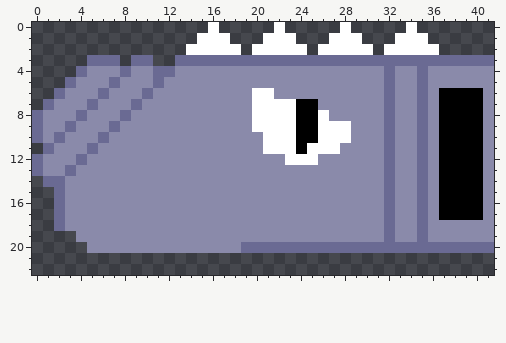
File history of a pixel-art sprite, sprites/images/spr_spz_gun_0.png. That is the earlier state.
The file is 42x34 pixels. Shown: x 0..41, y 0..22.
New version:
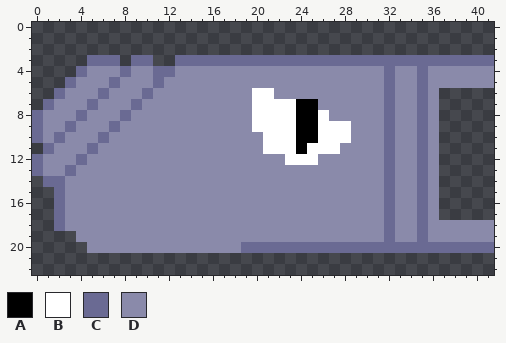
Palette (. is transparent): A #000000  B #ffffff  C #6a6a93  D #8a8aaa
Commit: finished coding gun
From old to new:
@@ x 12..38 @@
- 0 ....B.....B.....B.....B....
- 1 ...BBB...BBB...BBB...BBB...
- 2 ..BBBBB.BBBBB.BBBBB.BBBBB..
+ 0 ...........................
+ 1 ...........................
+ 2 ...........................
  3 .CCCCCCCCCCCCCCCCCCCCCCCCCC
@@ x 35..41 @@
  5 CDDDDDD
- 6 CDAAAAD
- 7 CDAAAAD
- 8 CDAAAAD
- 9 CDAAAAD
-10 CDAAAAD
-11 CDAAAAD
-12 CDAAAAD
-13 CDAAAAD
-14 CDAAAAD
-15 CDAAAAD
-16 CDAAAAD
-17 CDAAAAD
+ 6 CD.....
+ 7 CD.....
+ 8 CD.....
+ 9 CD.....
+10 CD.....
+11 CD.....
+12 CD.....
+13 CD.....
+14 CD.....
+15 CD.....
+16 CD.....
+17 CD.....
 18 CDDDDDD
